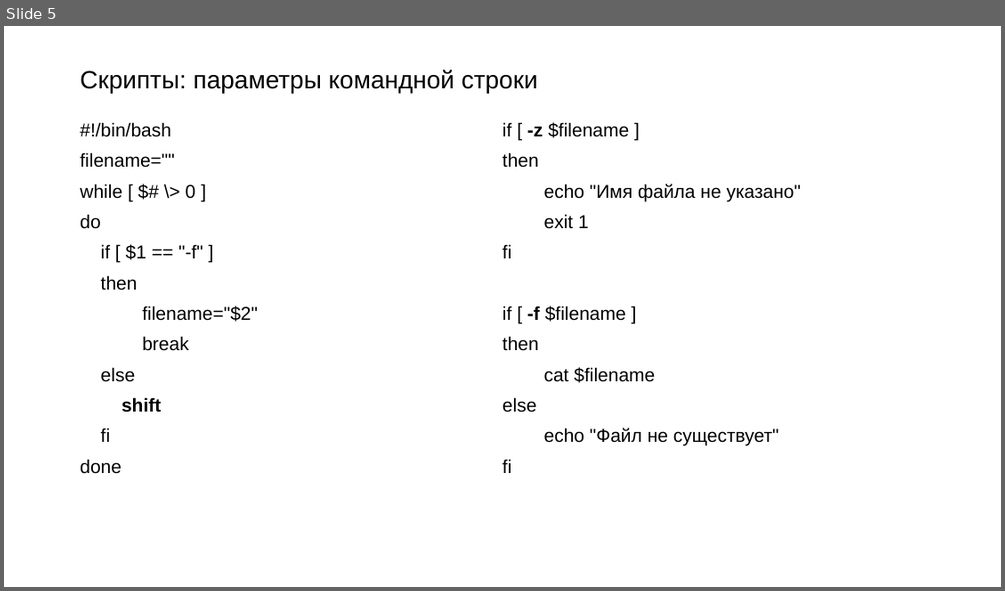
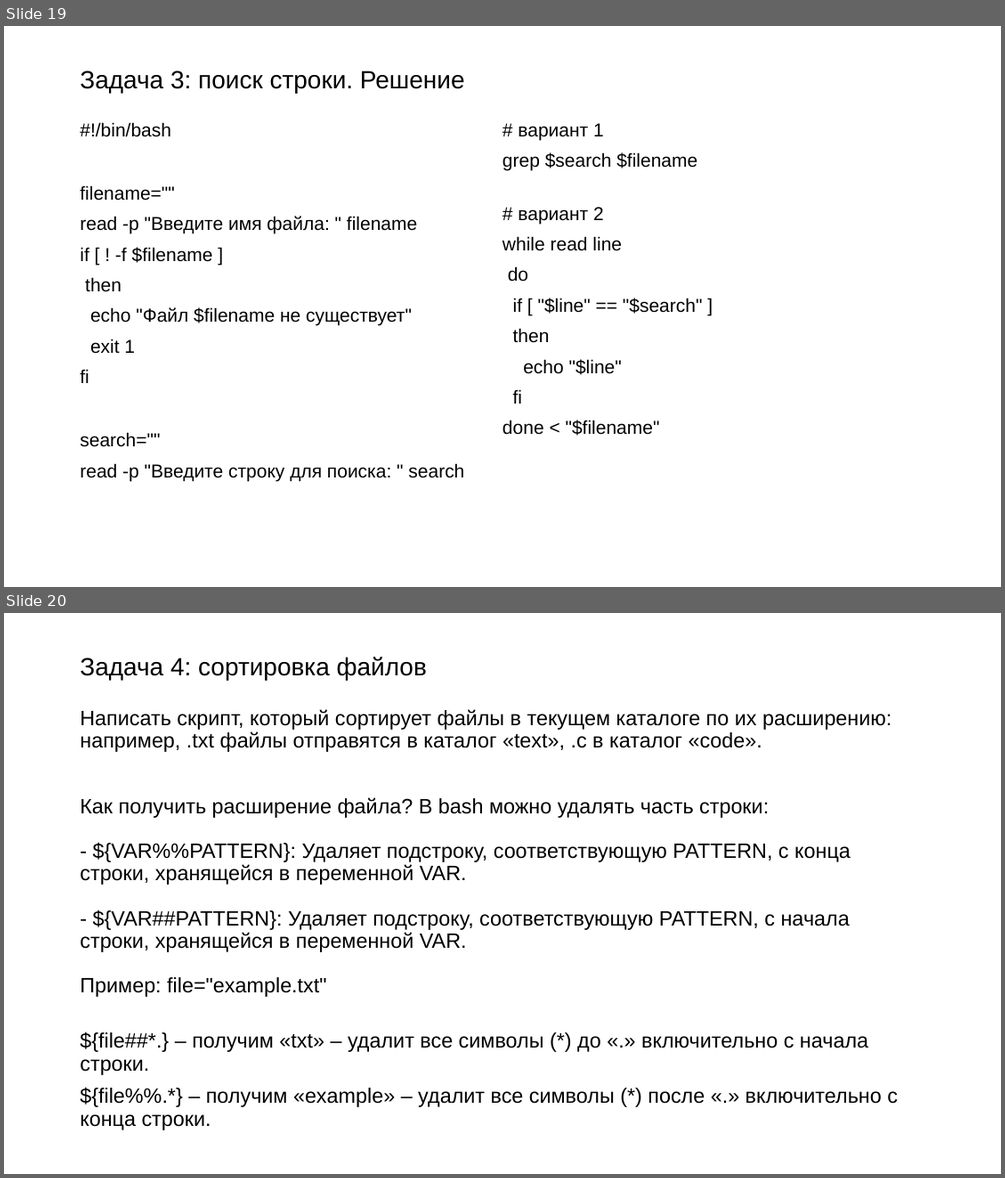
Before and after one commit to Rudeigin/OI, a slide deck: 3 лекция/Баш продолжение.pptx. Shown one above the other, each under a label of ours: slide 5 before the commit, slides 19 and 20 after it. The pictures are 1005x591 and 1005x1178 pixels, drawn with LibreOffice and Linux fonts; fonts in the diff are those of the drawing. Boxes give left, top, right and bottom in pixels: in the first picture for what was removed or moved away, otherwise in the second. Text is boxed around its words. In the diff, an @@ line names an element or a change of style, - is before the commit and + after.

Commit message:
up bash

```diff
--- a/3 лекция/Баш продолжение.pptx
+++ b/3 лекция/Баш продолжение.pptx
@@ slide 20 added at [4,613,1001,1174], background #FFFFFF @@
@@ title added at [80,657,427,681], 24 pt, text #000000 @@
+Задача 4: сортировка файлов
@@ text added at [80,709,898,1130], 20 pt, text #000000 @@
+Написать скрипт, который сортирует файлы в текущем каталоге по их расширению: например, .txt файлы отправятся в каталог «text», .c в каталог «code».
+Как получить расширение файла? В bash можно удалять часть строки:
+- ${VAR%%PATTERN}: Удаляет подстроку, соответствующую PATTERN, с конца строки, хранящейся в переменной VAR.
+- ${VAR##PATTERN}: Удаляет подстроку, соответствующую PATTERN, с начала строки, хранящейся в переменной VAR.
+Пример: file="example.txt"
+${file##*.} – получим «txt» – удалит все символы (*) до «.» включительно с начала строки.
+${file%%.*} – получим «example» – удалит все символы (*) после «.» включительно с конца строки.
@@ what was slide 5 is now slide 19 @@
@@ slide 19 changed as well @@
@@ title at [80,70,465,94]: text changed @@
-Скрипты: параметры командной строки
+Задача 3: поиск строки. Решение
@@ text at [80,207,703,481]: text changed @@
-if [ -f $filename ]
+search=""
+read -p "Введите строку для поиска: " search
+# вариант 1
+grep $search $filename
+# вариант 2
+while read line
+do
+if [ "$line" == "$search" ]
@@ text at [80,216,417,263]: text changed @@
-while [ $# \> 0 ]
-do
-if [ $1 == "-f" ]
+read -p "Введите имя файла: " filename
+if [ ! -f $filename ]
@@ text at [90,307,412,326]: text changed @@
-filename="$2"
-break
-else
-shift
-fi
-done
-if [ -z $filename ]
-then
-echo "Имя файла не указано"
+echo "Файл $filename не существует"
@@ text at [523,359,622,375]: text changed @@
-cat $filename
-else
-echo "Файл не существует"
+echo "$line"
@@ text at [502,419,660,435]: paragraph added @@
+done < "$filename"
```
Also in this commit, not shown: 1 other slide changed, 17 other slides added, 2 slides removed, 2 other files.
